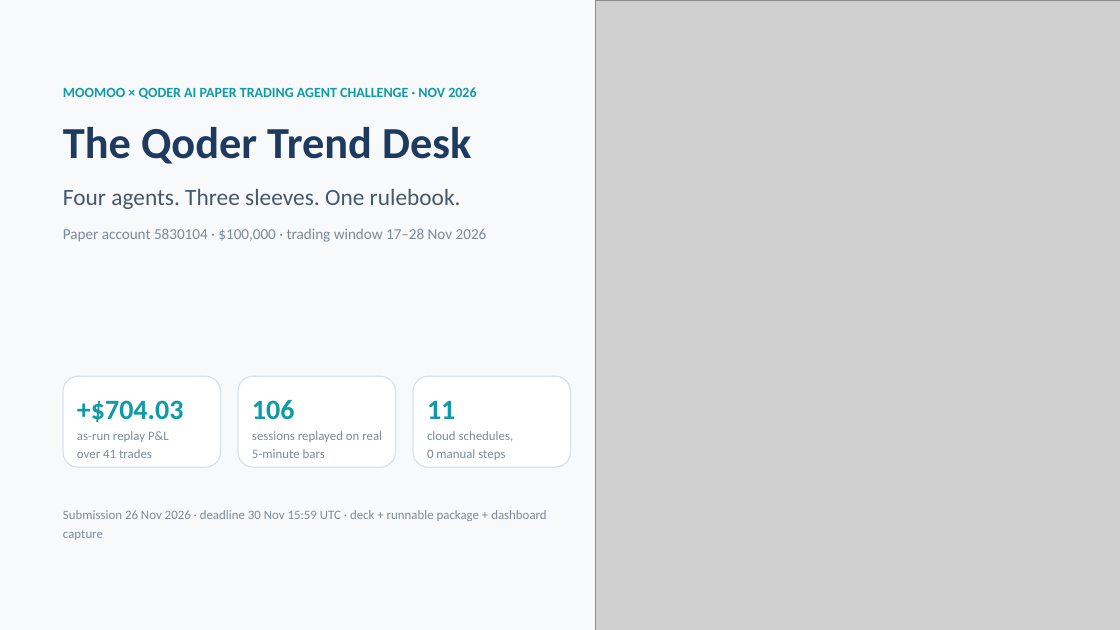
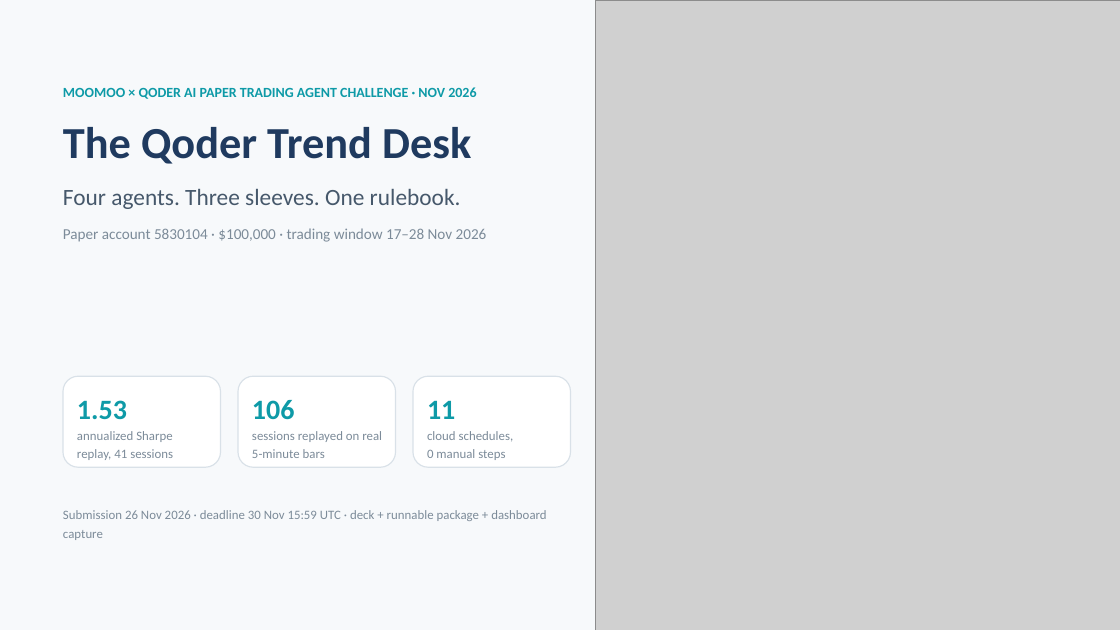
Before and after one commit to lzblue/qoder-trend-desk, a slide deck: slide 1 of qoder-trend-desk-submission.pptx. Drawn at 1120x630 pixels with LibreOffice and Linux fonts; fonts in the diff are those of the drawing; grey boxes stand for pictures. Boxes give left, top, right and bottom in pixels: in the first picture for what was removed or moved away, otherwise in the second. Text is boxed around its words. In the diff, an @@ line names an element or a change of style, - is before the commit and + after.

```diff
--- a/qoder-trend-desk-submission.pptx
+++ b/qoder-trend-desk-submission.pptx
@@ text at (x1=77, y1=400, x2=127, y2=419): text changed @@
-+$704.03
+1.53
@@ text at (x1=77, y1=431, x2=173, y2=460): text changed @@
-as-run replay P&L
-over 41 trades
+annualized Sharpe
+replay, 41 sessions
```
Also in this commit, not shown: 1 other slide changed, 4 other files.
